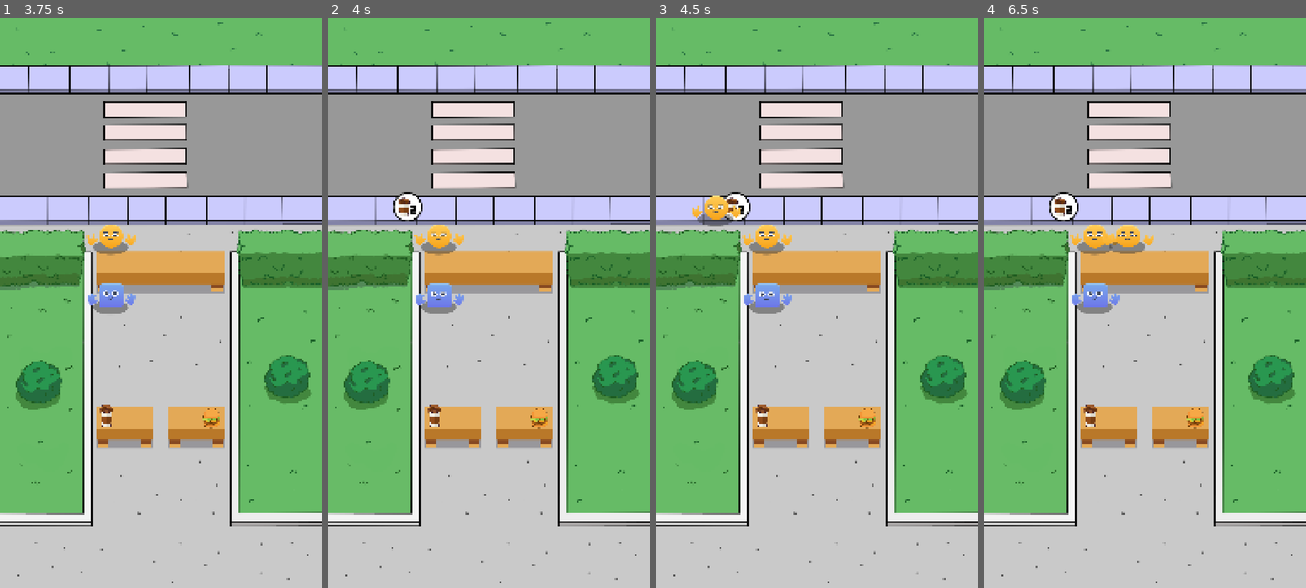
Above: before the commit, frames 1-4 (left to right).
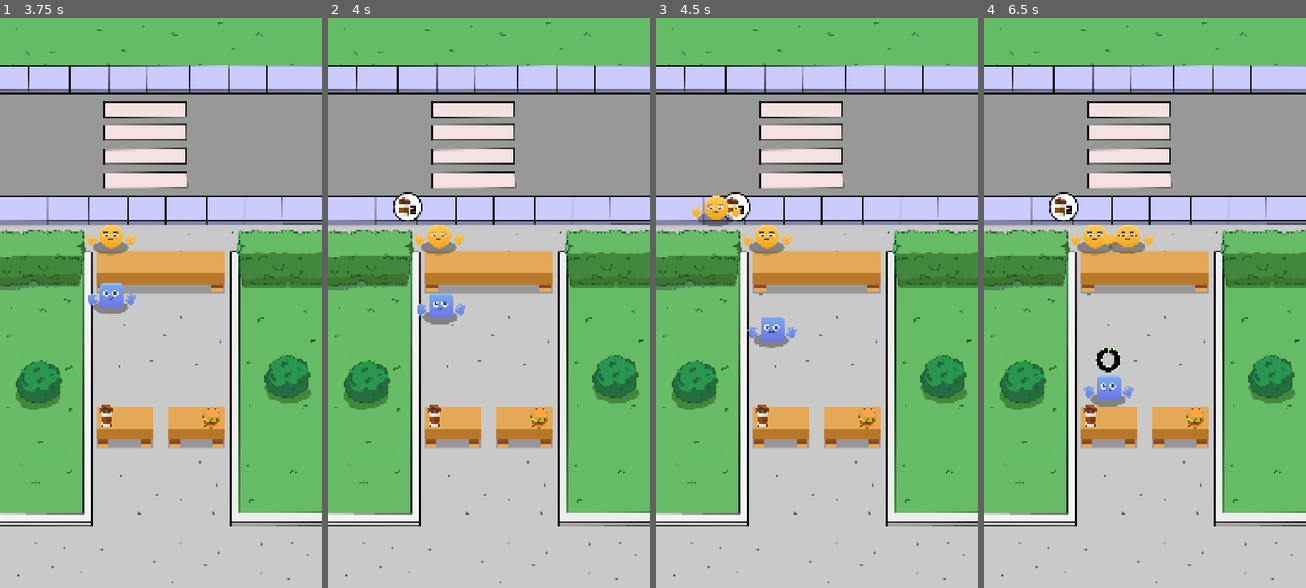
Above: after the commit, the same moments.

Repository: YaghoJP/tyconn-game
Game: Godot game, scene res://scenes/world.tscn
Two runs of this game, one before a commit and one after it. Both use one fixed random seed, a clock stepped at 60 frames per second and the inputs below.
Inputs:
- Up to frame 1 (3.75 s): no input
- Up to frame 2 (4 s): no input
- Up to frame 3 (4.5 s): no input
- Up to frame 4 (6.5 s): no input

Frame 1 is identical in both runs. In frame 2, 0.7% of the frame differs, in the area x 27-43%, y 46-54%; in frame 3, 1.0%; in frame 4, 1.3%, in the area x 27-47%, y 46-69%.

Commit message:
Prepare Orders

Diff:
--- /dev/null
+++ b/UI/cook_bar.gd
@@ -0,0 +1,15 @@
+extends Control
+class_name CookBar
+
+signal onCookCompleted
+
+@export_category("Objects")
+@export var texture: TextureProgressBar
+
+func cookItem(time: float) -> void:
+	var tween: Tween = create_tween()
+	tween.tween_property(texture, "value", 1.0, time)
+	tween.finished.connect(func(): onCookCompleted.emit())
+
+func resetBar() -> void:
+	texture.value = 0
--- /dev/null
+++ b/UI/cook_bar.tscn
@@ -0,0 +1,28 @@
+[gd_scene load_steps=4 format=3 uid="uid://drx26p4xhs6bx"]
+
+[ext_resource type="Texture2D" uid="uid://bcknjyjdpb240" path="res://Idle Assets/Sprites/UI/pb_circle.png" id="1_hvipk"]
+[ext_resource type="Script" uid="uid://bnwsxnydnha0c" path="res://UI/cook_bar.gd" id="1_l542w"]
+[ext_resource type="Texture2D" uid="uid://bkulif0nl4cdv" path="res://Idle Assets/Sprites/UI/pg_outline.png" id="2_l542w"]
+
+[node name="CookBar" type="Control" node_paths=PackedStringArray("texture")]
+layout_mode = 3
+anchors_preset = 15
+anchor_right = 1.0
+anchor_bottom = 1.0
+grow_horizontal = 2
+grow_vertical = 2
+script = ExtResource("1_l542w")
+texture = NodePath("TextureProgressBar")
+
+[node name="TextureProgressBar" type="TextureProgressBar" parent="."]
+layout_mode = 0
+offset_right = 40.0
+offset_bottom = 40.0
+max_value = 1.0
+step = 0.01
+fill_mode = 4
+texture_under = ExtResource("1_hvipk")
+texture_over = ExtResource("2_l542w")
+texture_progress = ExtResource("1_hvipk")
+tint_under = Color(0, 0, 0, 1)
+tint_progress = Color(0.568627, 1, 0.478431, 1)
--- a/autoloads/game_manager.gd
+++ b/autoloads/game_manager.gd
@@ -5,6 +5,17 @@
 const ITEM_BURGUER = preload("res://data/item_burguer.tres")
 const ITEM_COFFEE = preload("res://data/item_coffee.tres")
 
+var coffeItemCounterPosition: Vector2 = Vector2(415, 1250)
+var burguerItemCounterPosition: Vector2 = Vector2(665, 1250)
+
 func getRandomItem() -> Item:
 	var items: Array = [ITEM_BURGUER, ITEM_COFFEE]
 	return items.pick_random()
+
+func getItemCounterPosition(item: Item) -> Vector2:
+	match item.typeItem:
+		Item.ItemType.Coffee:
+			return coffeItemCounterPosition
+		Item.ItemType.Burguer:
+			return burguerItemCounterPosition
+	return Vector2.ZERO
--- a/cashier/cashier.gd
+++ b/cashier/cashier.gd
@@ -7,9 +7,13 @@
 
 @export_category("Objects")
 @export var _animationPlayer: AnimationPlayer
+@export var _cookBar: CookBar
 
 var currentCustomer: Customer
 var counterPosition: Vector2
+
+var itemRequest: Item
+var itemCounterPos: Vector2
 
 func takeOrder() -> void:
 	moveToCustomer()
@@ -21,6 +25,8 @@
 	currentCustomer = custumer
 	custumer.beingServed = true
 	counterPosition = Vector2(custumer.position.x, custumer.position.y + 200)
+	itemRequest = custumer.requestItem
+	itemCounterPos = GameManager.getItemCounterPosition(itemRequest)
 
 func moveToCustomer() -> void:
 	var tween: Tween = create_tween()
@@ -29,3 +35,19 @@
 
 func moveToItemPosition() -> void:
 	_animationPlayer.play("idle")
+	var tween: Tween = create_tween()
+	tween.tween_property(self, "position", itemCounterPos, 2.0)
+	tween.tween_interval(0.5)
+	tween.finished.connect(func (): startCookTime())
+
+func startCookTime() -> void:
+	_cookBar.show()
+	_cookBar.cookItem(itemRequest.cookTime)
+
+func _on_cook_bar_on_cook_completed() -> void:
+	_cookBar.hide()
+	_cookBar.resetBar()
+	deliverOrder()
+
+func deliverOrder() -> void:
+	pass
--- a/cashier/cashier.tscn
+++ b/cashier/cashier.tscn
@@ -1,10 +1,11 @@
-[gd_scene load_steps=10 format=3 uid="uid://bdyk2seek6bd7"]
+[gd_scene load_steps=11 format=3 uid="uid://bdyk2seek6bd7"]
 
 [ext_resource type="Texture2D" uid="uid://56ce4a1aaojj" path="res://cashier/shadow.png" id="1_i747w"]
 [ext_resource type="Script" uid="uid://bbwyoqbi0ps1l" path="res://cashier/cashier.gd" id="1_rr2n6"]
 [ext_resource type="Texture2D" uid="uid://vukrm1i8u07n" path="res://cashier/blue_body_square.png" id="2_i747w"]
 [ext_resource type="Texture2D" uid="uid://jf60677t635w" path="res://cashier/face_a.png" id="3_rr2n6"]
 [ext_resource type="Texture2D" uid="uid://dbv28pyc0a6sq" path="res://cashier/blue_hand_open.png" id="5_2kneq"]
+[ext_resource type="PackedScene" uid="uid://drx26p4xhs6bx" path="res://UI/cook_bar.tscn" id="6_2kneq"]
 
 [sub_resource type="Animation" id="Animation_rr2n6"]
 length = 0.001
@@ -136,9 +137,10 @@
 &"move": SubResource("Animation_2kneq")
 }
 
-[node name="Cashier" type="Node2D" node_paths=PackedStringArray("_animationPlayer")]
+[node name="Cashier" type="Node2D" node_paths=PackedStringArray("_animationPlayer", "_cookBar")]
 script = ExtResource("1_rr2n6")
 _animationPlayer = NodePath("AnimationPlayer")
+_cookBar = NodePath("CookBar")
 
 [node name="Visuals" type="Node2D" parent="."]
 
@@ -168,3 +170,13 @@
 &"": SubResource("AnimationLibrary_2kneq")
 }
 autoplay = "idle"
+
+[node name="CookBar" parent="." instance=ExtResource("6_2kneq")]
+visible = false
+offset_left = -41.0
+offset_top = -137.0
+offset_right = -41.0
+offset_bottom = -137.0
+scale = Vector2(0.65, 0.65)
+
+[connection signal="onCookCompleted" from="CookBar" to="." method="_on_cook_bar_on_cook_completed"]
--- a/data/item.gd
+++ b/data/item.gd
@@ -2,7 +2,7 @@
 class_name Item
 
 enum ItemType {
-	Coffe,
+	Coffee,
 	Burguer
 }
 
--- a/scenes/world.tscn
+++ b/scenes/world.tscn
@@ -89,4 +89,7 @@
 [node name="SpawnCashier" type="Marker2D" parent="CashierManager"]
 position = Vector2(544, 1093)
 
+[node name="Marker2D" type="Marker2D" parent="."]
+position = Vector2(649, 1250)
+
 [connection signal="timeout" from="CustomerManager/SpawnTimer" to="CustomerManager" method="_on_spawn_timer_timeout"]
Not shown, added: UI/cook_bar.gd.uid
